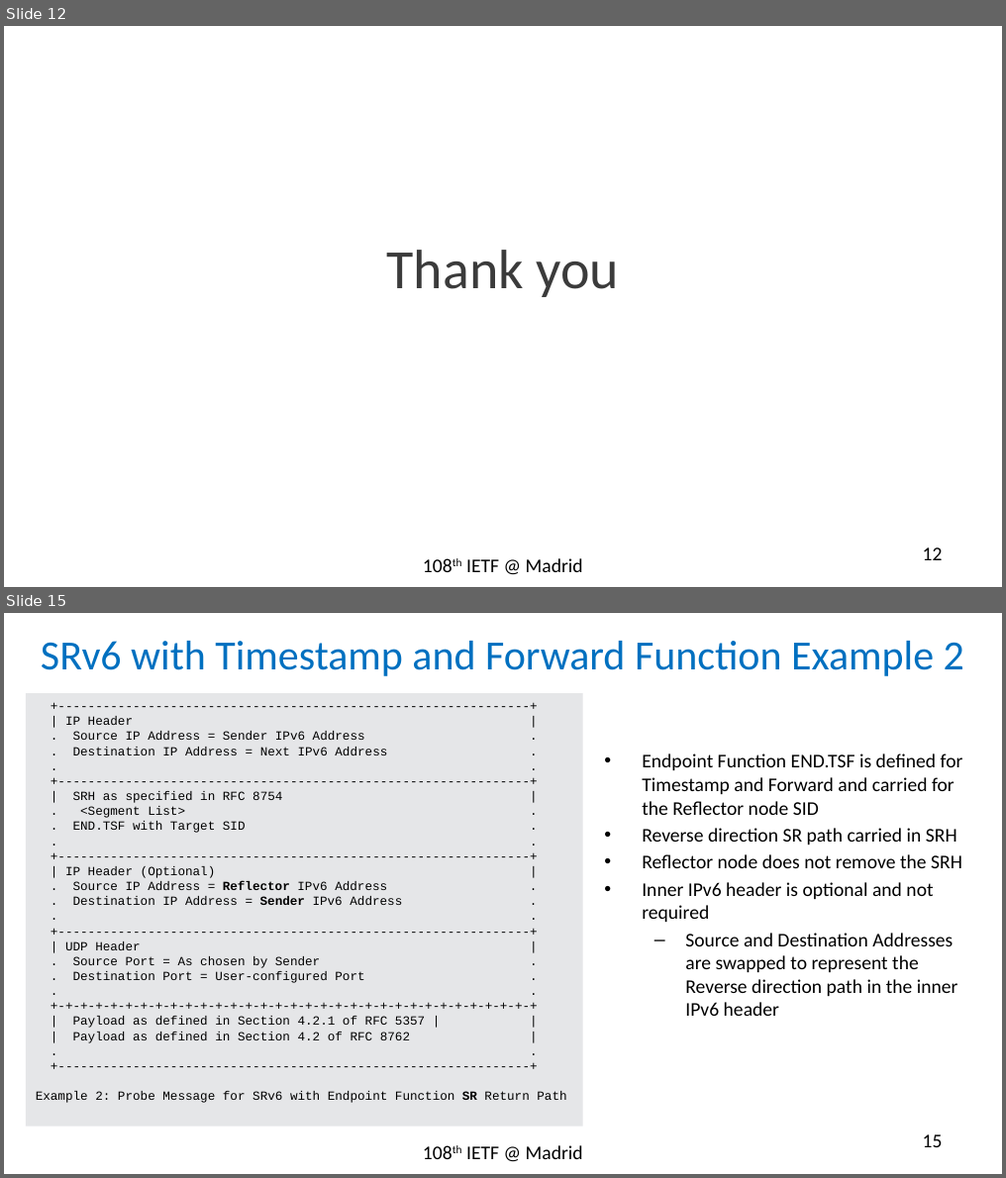
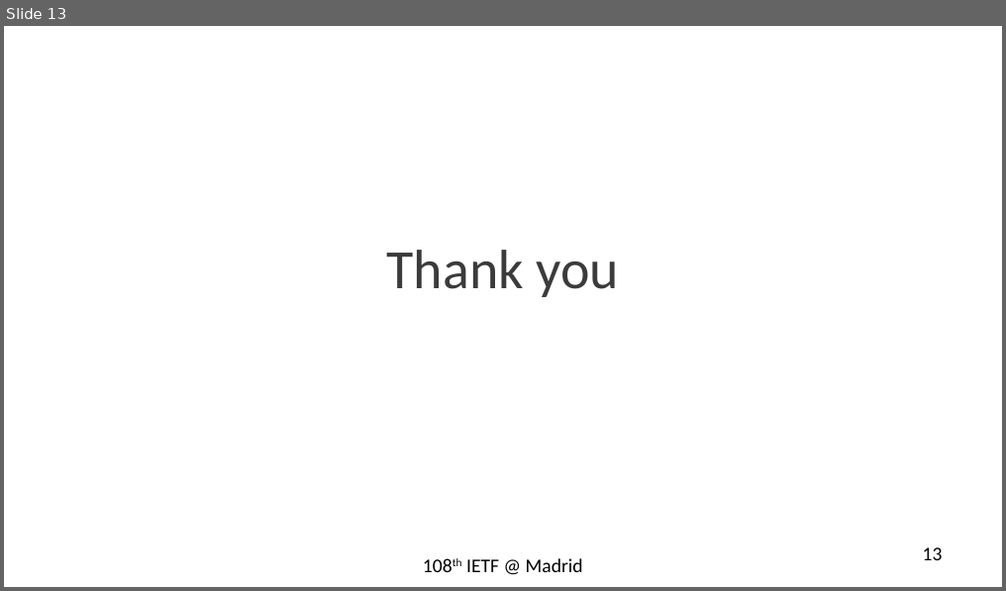
Before and after one commit to rakgandhi/ietf-slides, a slide deck: draft-gandhi-spring-sr-enhanced-plm-01.pptx. Shown one above the other, each under a label of ours: slides 12 and 15 before the commit, slide 13 after it; the slides between them are not shown. The pictures are 1006x1178 and 1006x591 pixels, drawn with LibreOffice and Linux fonts; fonts in the diff are those of the drawing. Boxes give left, top, right and bottom in pixels: in the first picture for what was removed or moved away, otherwise in the second. Text is boxed around its words. In the diff, an @@ line names an element or a change of style, - is before the commit and + after.

```diff
--- a/draft-gandhi-spring-sr-enhanced-plm-01.pptx
+++ b/draft-gandhi-spring-sr-enhanced-plm-01.pptx
@@ slide 15 removed at bbox=[4, 613, 1002, 1174], background #FFFFFF @@
@@ title removed at bbox=[41, 641, 964, 676] @@
-SRv6 with Timestamp and Forward Function Example 2
@@ rectangle removed at bbox=[26, 693, 583, 1126] @@
-+---------------------------------------------------------------+
-| IP Header |
-. Source IP Address = Sender IPv6 Address .
-. Destination IP Address = Next IPv6 Address .
-. .
-+---------------------------------------------------------------+
-| SRH as specified in RFC 8754 |
-. <Segment List> .
-. END.TSF with Target SID .
-. .
-+---------------------------------------------------------------+
-| IP Header (Optional) |
-. Source IP Address = Reflector IPv6 Address .
-. Destination IP Address = Sender IPv6 Address .
-. .
-+---------------------------------------------------------------+
-| UDP Header |
-. Source Port = As chosen by Sender .
-. Destination Port = User-configured Port .
-. .
-+-+-+-+-+-+-+-+-+-+-+-+-+-+-+-+-+-+-+-+-+-+-+-+-+-+-+-+-+-+-+-+-+
-| Payload as defined in Section 4.2.1 of RFC 5357 | |
-| Payload as defined in Section 4.2 of RFC 8762 |
-. .
-+---------------------------------------------------------------+
-Example 2: Probe Message for SRv6 with Endpoint Function SR Return Path
@@ text removed at bbox=[642, 754, 963, 1016] @@
-• Endpoint Function END.TSF is defined for Timestamp and Forward and carried for the Reflector node SID
-• Reverse direction SR path carried in SRH
-• Reflector node does not remove the SRH
-• Inner IPv6 header is optional and not required
-  – Source and Destination Addresses are swapped to represent the Reverse direction path in the inner IPv6 header
@@ text removed at bbox=[466, 1146, 583, 1159] @@
-108th IETF @ Madrid
@@ page number removed at bbox=[923, 1135, 943, 1148] @@
-15
@@ what was slide 12 is now slide 13 @@
@@ page number at bbox=[923, 548, 943, 561]: text changed @@
-12
+13
```
Also in this commit, not shown: 4 slides changed, 2 other slides removed, 1 other file.
